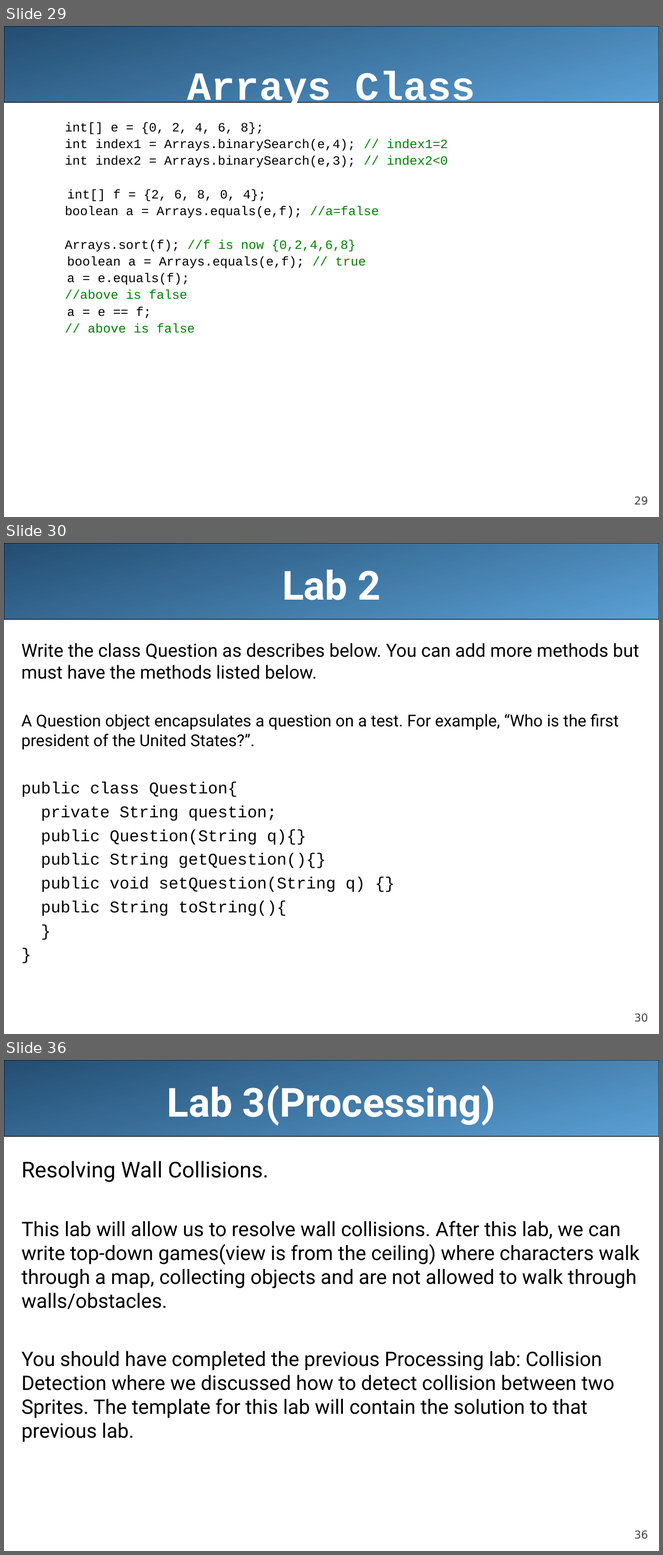
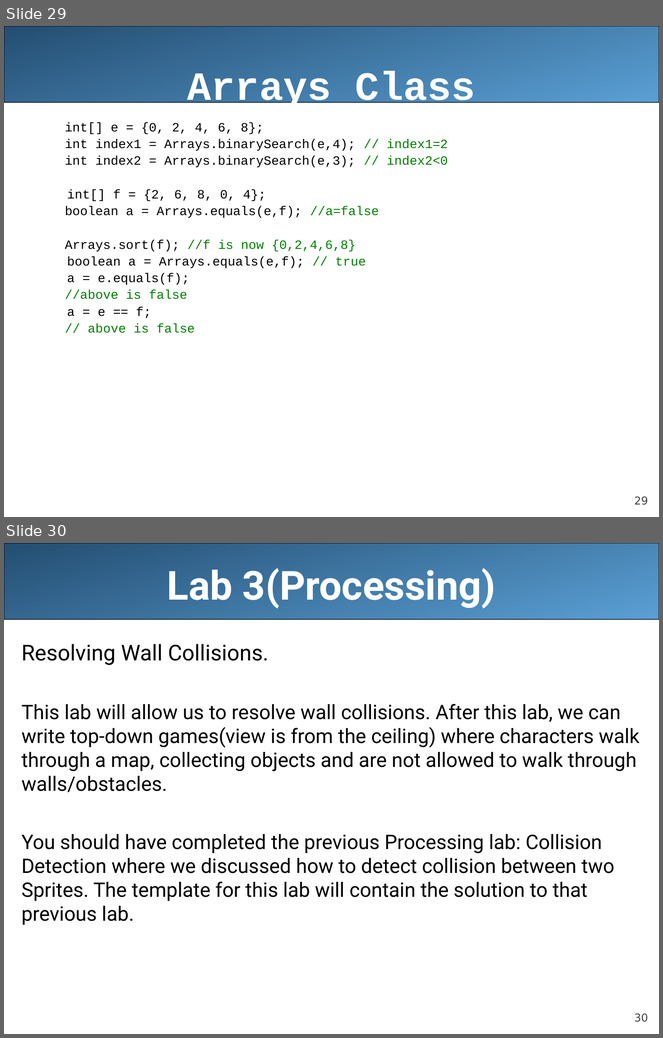
Before and after one commit to LongBaoNguyen/longbaonguyen.github.io, a slide deck: courses/apcsa/lecture19.ppt. Shown one above the other, each under a label of ours: slides 29, 30 and 36 before the commit, slides 29 and 30 after it; the slides between them are not shown. The pictures are 663x1555 and 663x1038 pixels, drawn with LibreOffice and Linux fonts; fonts in the diff are those of the drawing. Boxes give left, top, right and bottom in pixels: in the first picture for what was removed or moved away, otherwise in the second. Text is boxed around its words. In the diff, an @@ line names an element or a change of style, - is before the commit and + after.

```diff
--- a/courses/apcsa/lecture19.ppt
+++ b/courses/apcsa/lecture19.ppt
@@ slide 30 removed at (x1=4, y1=543, x2=659, y2=1034), background #FFFFFF; not listed: 2 template elements that a slide beside it also shows @@
@@ title removed at (x1=282, y1=570, x2=380, y2=600) @@
-Lab 2
@@ text removed at (x1=21, y1=643, x2=639, y2=916) @@
-Write the class Question as describes below. You can add more methods but must have the methods listed below.
-A Question object encapsulates a question on a test. For example, “Who is the first president of the United States?”.
-public class Question{
-private String question;
-public Question(String q){}
-public String getQuestion(){}
-public void setQuestion(String q) {}
-public String toString(){
-}
-}
@@ what was slide 36 is now slide 30 @@
@@ page number at (x1=634, y1=1014, x2=648, y2=1022): text changed @@
-36
+30
```
Also in this commit, not shown: 5 other slides removed, 9 other files.
